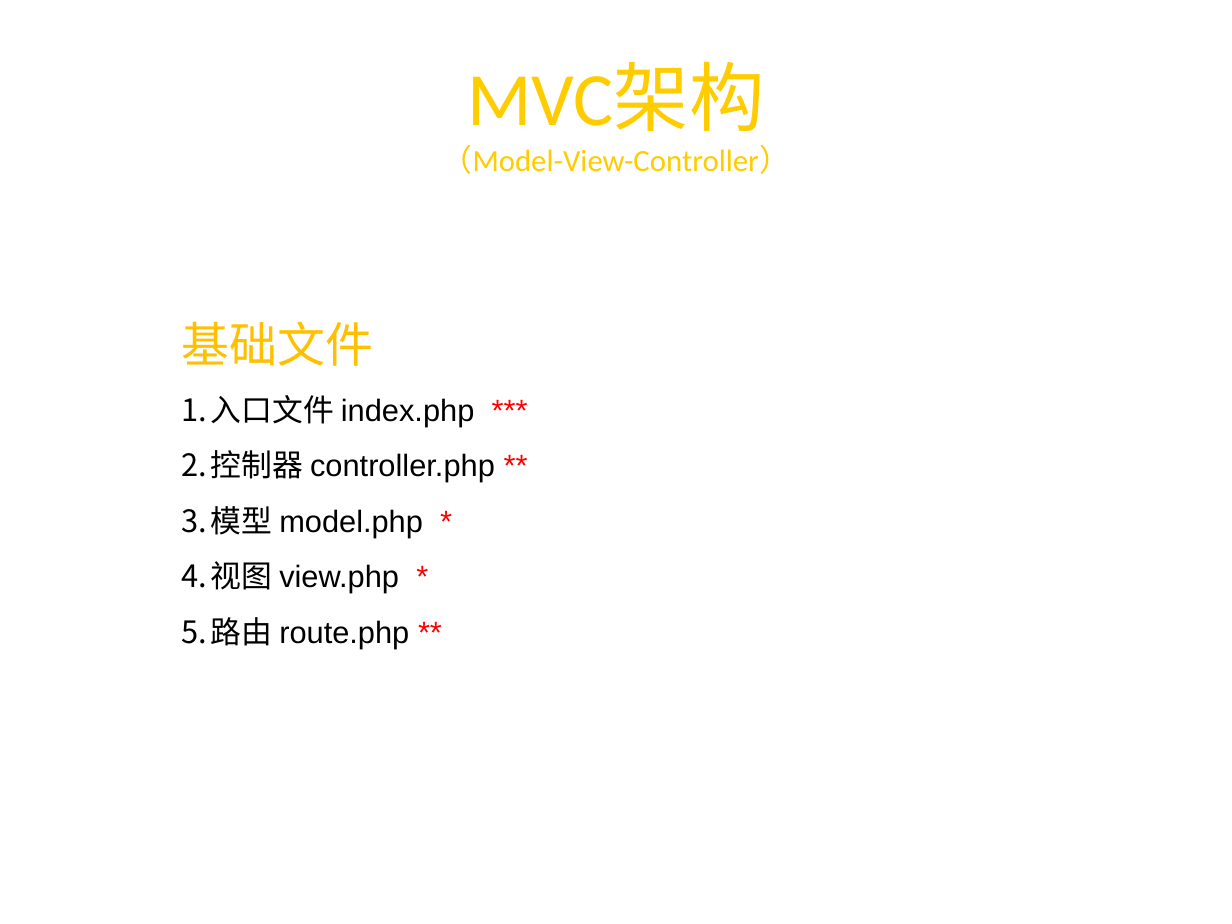
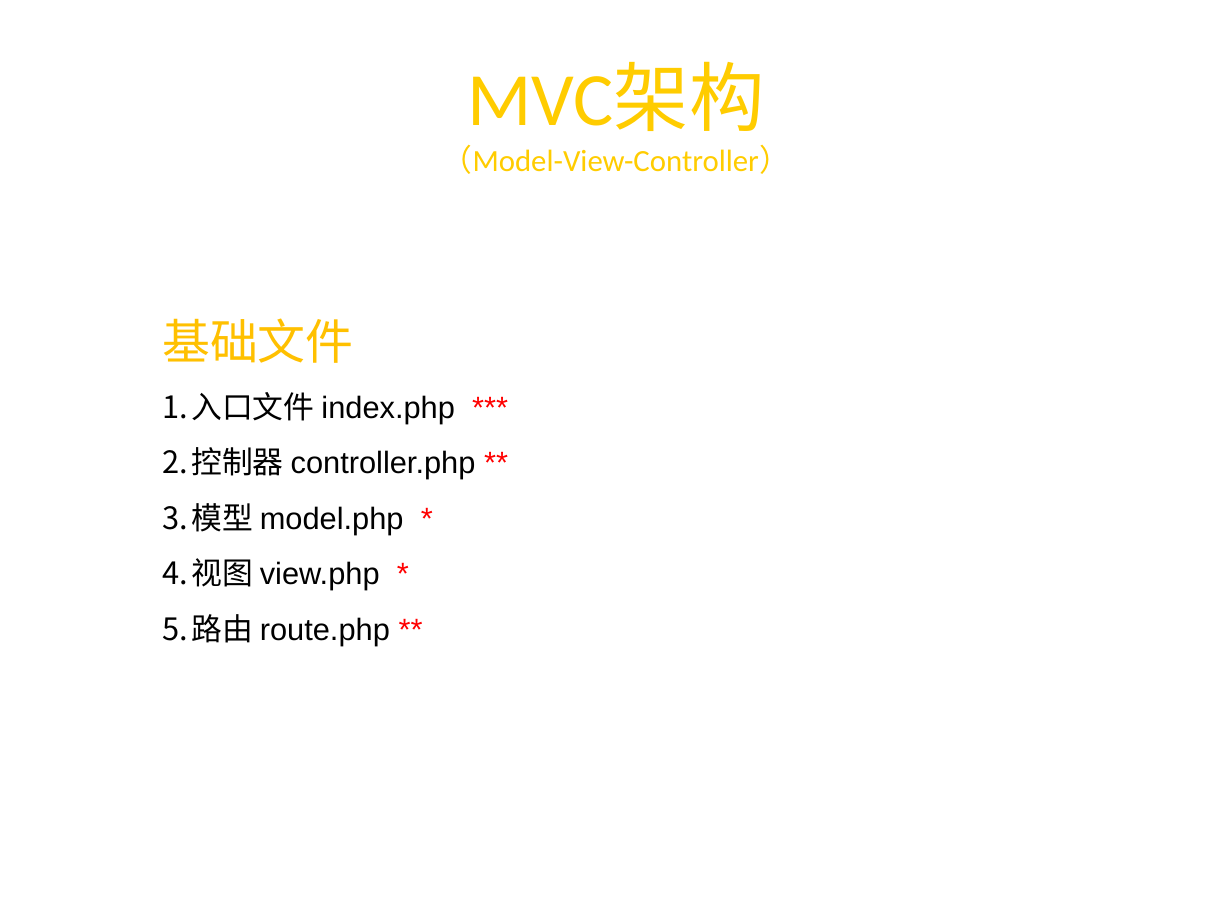
Before and after one commit to QuantaCenter/jscourse, a slide deck: slide 4 of lesson2/lesson2.ppt. Drawn at 1232x924 pixels with LibreOffice and Linux fonts; fonts in the diff are those of the drawing; background and template pictures are left out. Boxes give left, top, right and bottom in pixels: in the first picture for what was removed or moved away, otherwise in the second. Text is boxed around its words. In the diff, an @@ line names an element or a change of style, - is before the commit and + after.

```diff
--- a/lesson2/lesson2.ppt
+++ b/lesson2/lesson2.ppt
@@ text "基础文件": place and size @@
-text "基础文件" at [182,321,495,648]
+text "基础文件" at [162,318,476,645]
```
Also in this commit, not shown: 1 other slide changed, 1 other file.
